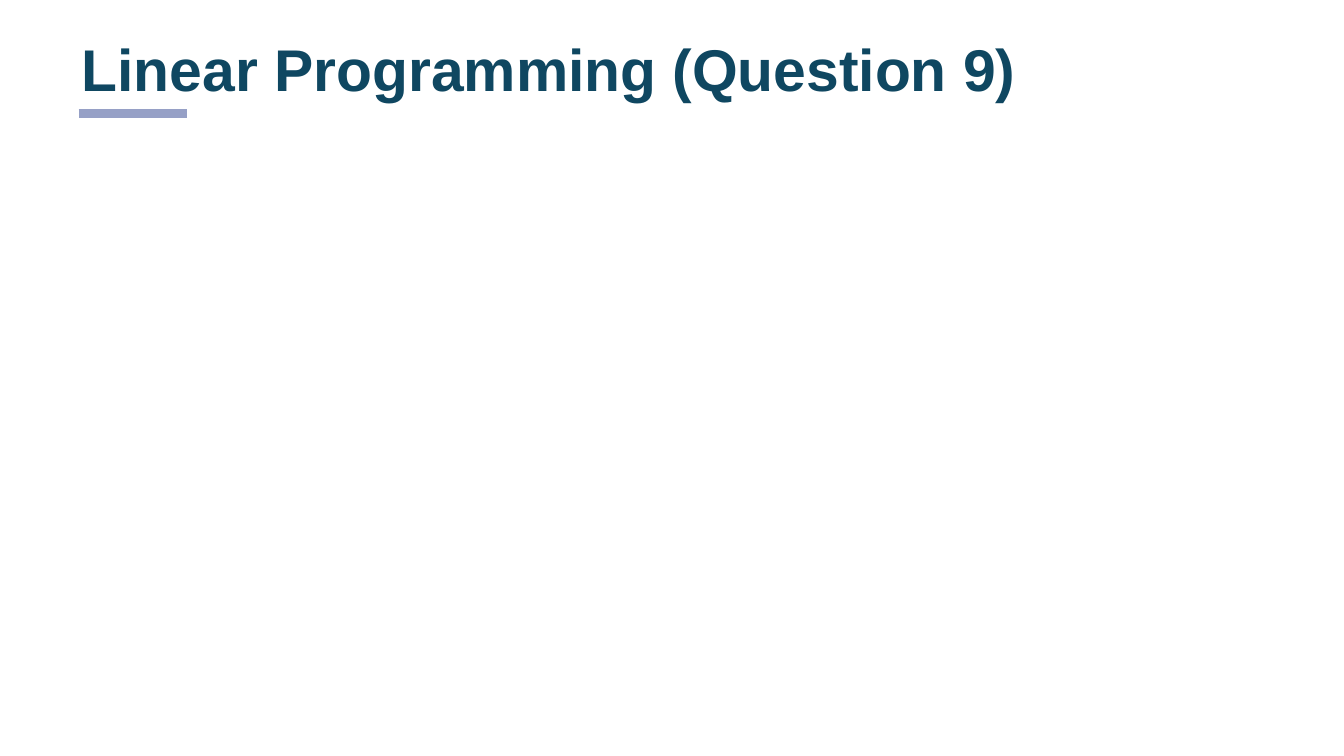
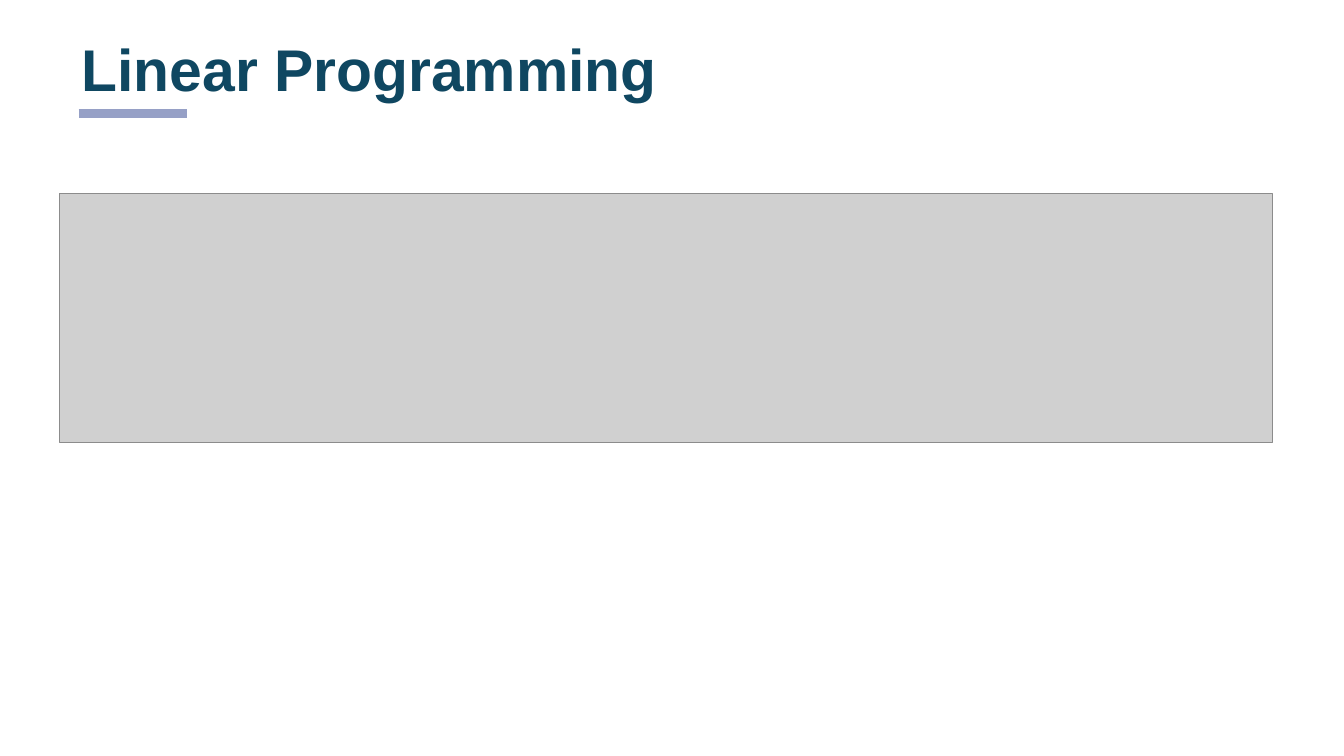
Before and after one commit to Elena-R-P/analytics, a slide deck: slide 22 of TechGear/TechGearCase.pptx (slide 10 before the commit). Drawn at 1344x756 pixels with LibreOffice and Linux fonts; fonts in the diff are those of the drawing; grey boxes stand for pictures. Boxes give left, top, right and bottom in pixels: in the first picture for what was removed or moved away, otherwise in the second. Text is boxed around its words. In the diff, an @@ line names an element or a change of style, - is before the commit and + after.

```diff
--- a/TechGear/TechGearCase.pptx
+++ b/TechGear/TechGearCase.pptx
@@ title at <box>82,48,656,102</box>: text changed @@
-Linear Programming (Question 9)
+Linear Programming
@@ picture added at <box>59,194,1272,443</box> @@
```
Also in this commit, not shown: 5 other slides changed, 13 slides added, 33 other files.
